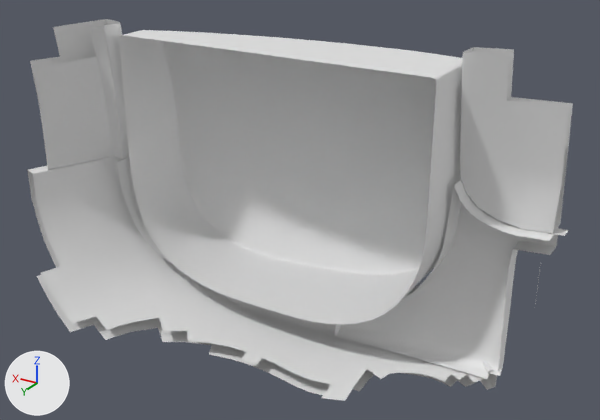
A saved change to the OBJ model PadForge.App/3DModels/DualSense/Edge/R1.obj.
One viewpoint serves both versions: a 50 mm camera at (22.7, -3.3, 9.1) aimed at (48.0, -45.5, -12.0). Lighting does not change. The marker at lower left points along +X, +Y and +Z. The picture after the commit comes second. Where no turn or scale is listed for an object, it has been applied to the vertices. Vertices at exactly the same position are counted once.

Names of what the first picture shows: 'R1'.
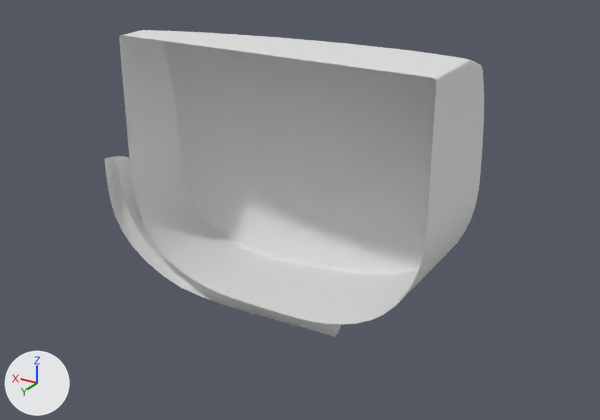
Pixel boxes [x1, y1, x2, y2] of what changed, in the pictures (600 x 420 px):
'R1', reshaped (31% narrower, 20% shorter)
    before: [27, 19, 573, 401]
    after: [105, 30, 484, 337]
part 1 of me_r1, deleted
    before: [27, 156, 497, 401]
part 2 of me_r1, deleted
    before: [335, 47, 573, 379]
part 3 of me_r1, deleted
    before: [30, 19, 129, 170]

The change, as a list of edits to the scene's bpy script:
```text
Change me_r1:
    used by ob_r1; location = (0.0, 0.0, 0.0)
    remove me_r1.from_pydata(...)  # 3317 vertices, 3127 faces; spans x 32.1..66.0, y -53.4..-36.7, z -22.5..-0.8
    add me_r1.from_pydata(...)  # 2171 vertices, 2096 faces; spans x 38.6..62.9, y -53.4..-43.6, z -21.0..-1.8
    me_r1 part 1: the loose piece of 588 vertices spanning x 34.7..66.0, y -49.5..-36.7, z -22.5..-10.7 is deleted
    me_r1 part 2: the loose piece of 432 vertices spanning x 32.1..45.6, y -50.7..-46.1, z -21.0..-0.8 is deleted
    me_r1 part 3: the loose piece of 120 vertices spanning x 61.1..65.3, y -45.7..-39.2, z -10.7..-1.0 is deleted
    other edits to the shape of me_r1 do not show in these pictures
```
